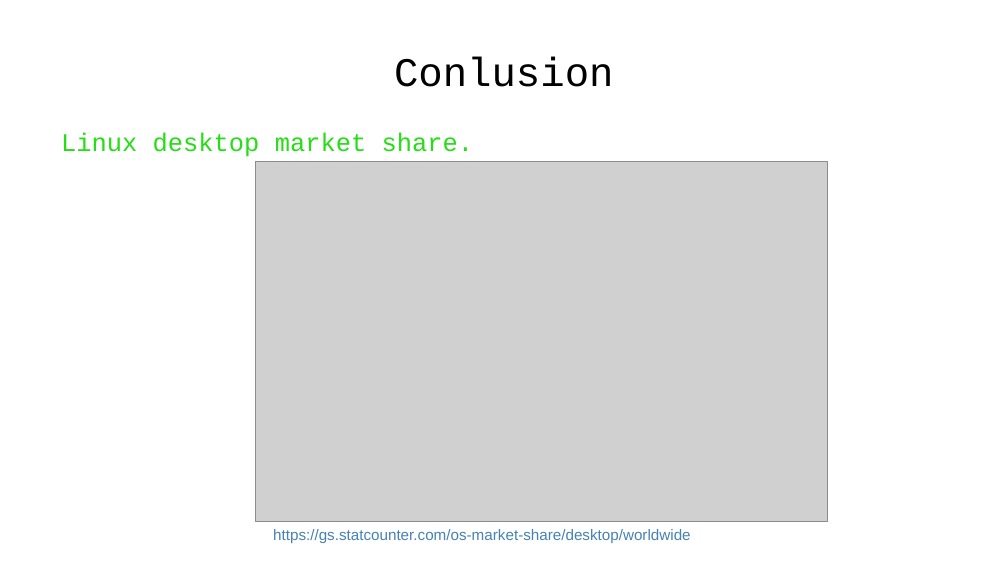
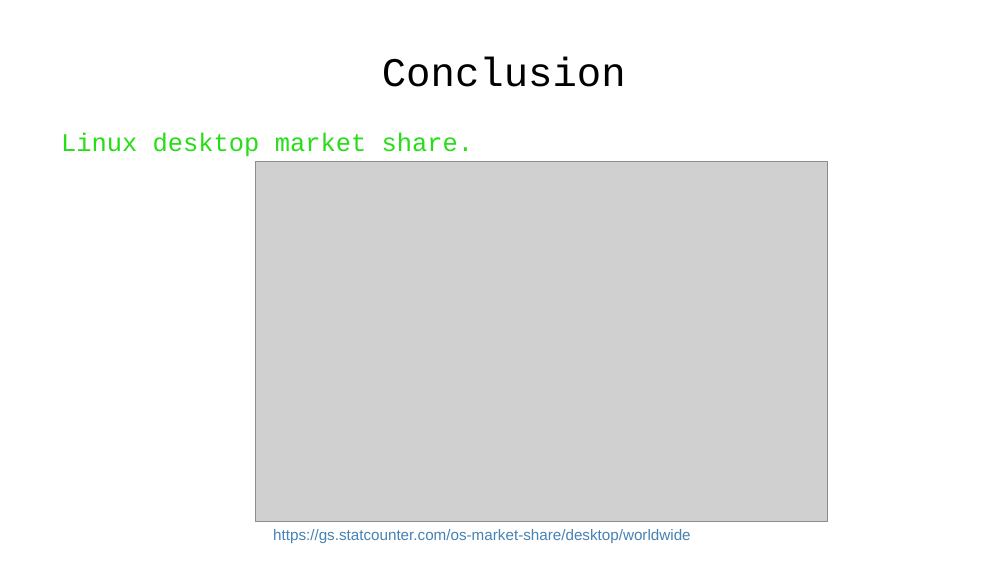
Before and after one commit to WAPEETY/open-source-presentation, a slide deck: slide 12 of open_source.odp. Drawn at 1008x567 pixels with LibreOffice and Linux fonts; fonts in the diff are those of the drawing; grey boxes stand for pictures; background and template pictures are left out. Boxes give left, top, right and bottom in pixels: in the first picture for what was removed or moved away, otherwise in the second. Text is boxed around its words. In the diff, an @@ line names an element or a change of style, - is before the commit and + after.

```diff
--- a/open_source.odp
+++ b/open_source.odp
@@ title at (382,56,626,87): text changed @@
-Conlusion
+Conclusion
```
Also in this commit, not shown: 8 other slides changed.
